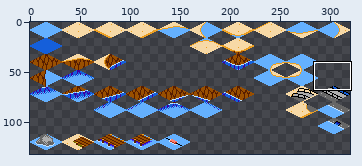
Two states of a sprite sheet, assets/aseprite/tiles.png. Above, an overview of the earlier version with the close-up marked.
Close-up. First the earlier version:
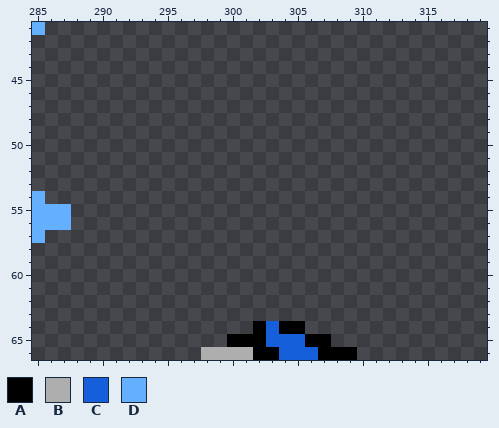
The file is 320x160 pixels. Shown: x 285..319, y 41..66. The wide view leaves out empty margins.
Palette (. is transparent): A #000000  B #aeaeae  C #155fda  D #64b0fe
Pixels before, first column x 285:
41 D........................
42 .........................
43 .........................
44 .........................
45 .........................
46 .........................
47 .........................
48 .........................
49 .........................
50 .........................
51 .........................
52 .........................
53 .........................
54 D........................
55 DDD......................
56 DDD......................
57 D........................
58 .........................
59 .........................
60 .........................
61 .........................
62 .........................
63 .........................
64 .................ACAA....
65 ...............AAACCCAA..
66 .............BBBBAACCCAAA
And afterwards:
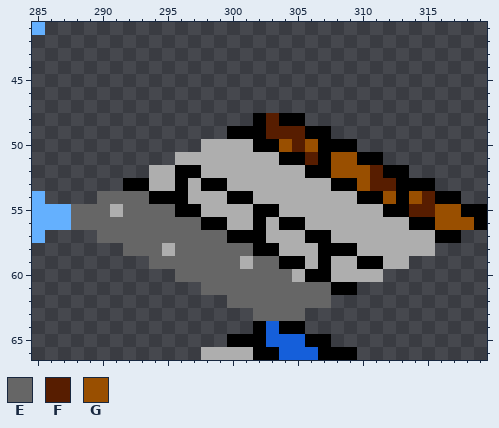
Colours new in this view: E #666666  F #571d00  G #994f00
What changed:
The author put colour A in row 48 at x 302 and 304 to 305; in row 49 at x 300 to 302 and 306 to 307; in row 50 at x 302 to 303 and 307 to 309; in row 51 at x 304 to 305, 307 and 310 to 311; in row 52 at x 296 to 297, 306 to 307 and 312 to 313; in row 53 at x 292 to 293, 296, 298 to 299, 308 to 309 and 313 to 315.
The author put colour A in row 54 at x 294 to 296, 300 to 301, 310 to 311, 313 and 316 to 317; in row 55 at x 296 to 297, 302 to 303, 312 to 313 and 318 to 319; in row 56 at x 298 to 299, 302, 304 to 305, 314 to 315 and 319; in row 57 at x 300 to 302, 306 to 307 and 316 to 317; in row 58 at x 302 to 303 and 307 to 309; in row 59 at x 304 to 305, 307 and 310 to 311.
The author put colour A in row 60 at x 306 to 307; in row 61 at x 308 to 309.
The author put colour B in row 50 at x 298 to 301; in row 51 at x 296 to 303; in row 52 at x 294 to 295 and 298 to 305; in row 53 at x 294 to 295, 297 and 300 to 307; in row 54 at x 297 to 299 and 302 to 309; in row 55 at x 291, 298 to 301 and 304 to 311.
The author put colour B in row 56 at x 300 to 301, 303 and 306 to 313; in row 57 at x 303 to 305 and 308 to 315; in row 58 at x 295, 304 to 306 and 310 to 315; in row 59 at x 301, 306, 308 to 309 and 312 to 313; in row 60 at x 305 and 308 to 311.
The author put colour E in row 54 at x 290 to 293; in row 55 at x 288 to 290 and 292 to 295; in row 56 at x 288 to 297; in row 57 at x 290 to 299; in row 58 at x 292 to 294 and 296 to 301; in row 59 at x 294 to 300 and 302 to 303.
The author put colour E in row 60 at x 296 to 304; in row 61 at x 298 to 307; in row 62 at x 300 to 307; in row 63 at x 302 to 305.
The author put colour F in row 48 at x 303; in row 49 at x 303 to 305; in row 50 at x 305; in row 51 at x 306; in row 52 at x 311; in row 53 at x 311 to 312.
The author put colour F in row 54 at x 315; in row 55 at x 314 to 315.
The author put colour G in row 50 at x 304 and 306; in row 51 at x 308 to 309; in row 52 at x 308 to 310; in row 53 at x 310; in row 54 at x 312 and 314; in row 55 at x 316 to 317.
The author put colour G in row 56 at x 316 to 318.
Where, in picture pixels (left, top, right, bottom), the same in both close-ups:
added: (71, 113, 487, 321)
